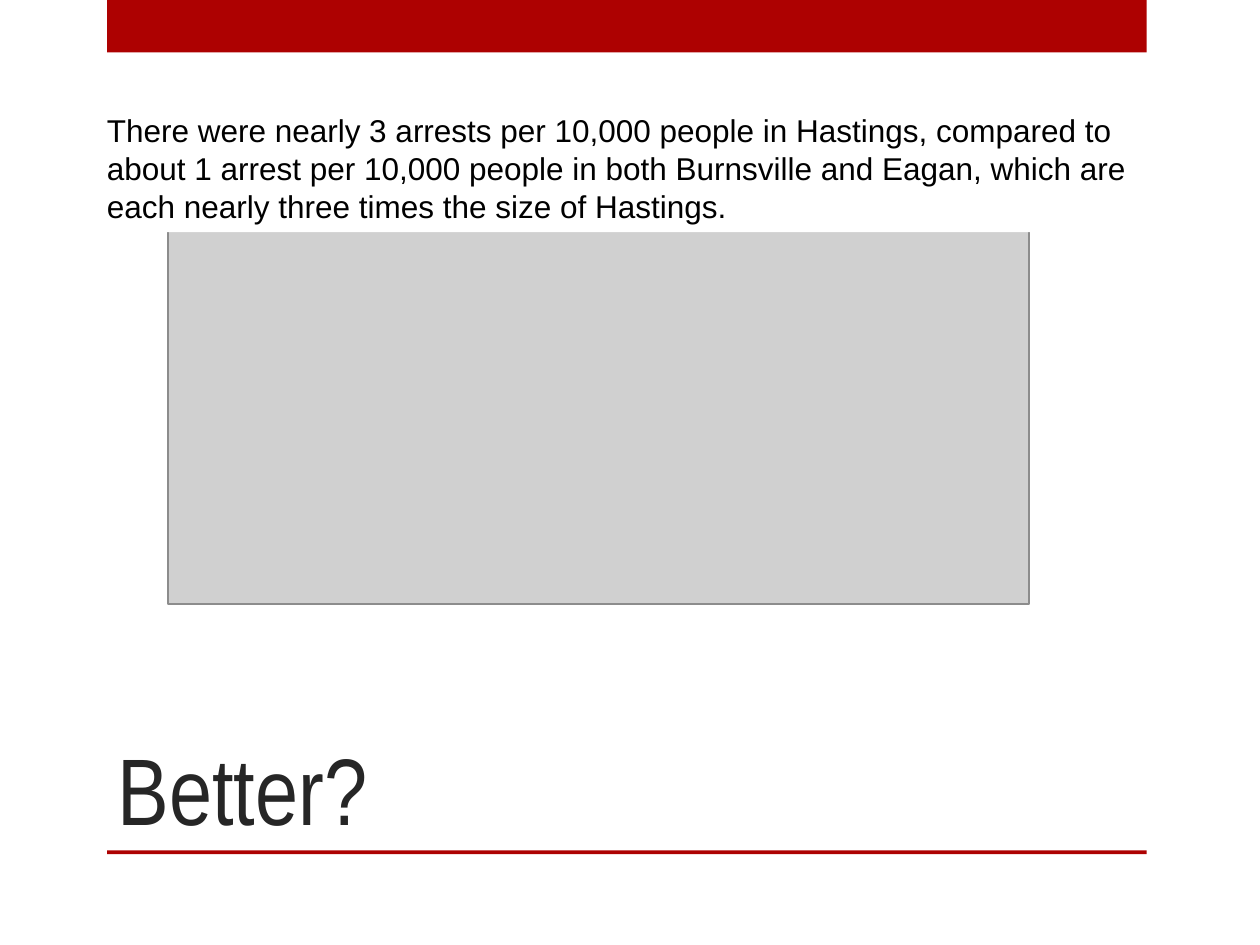
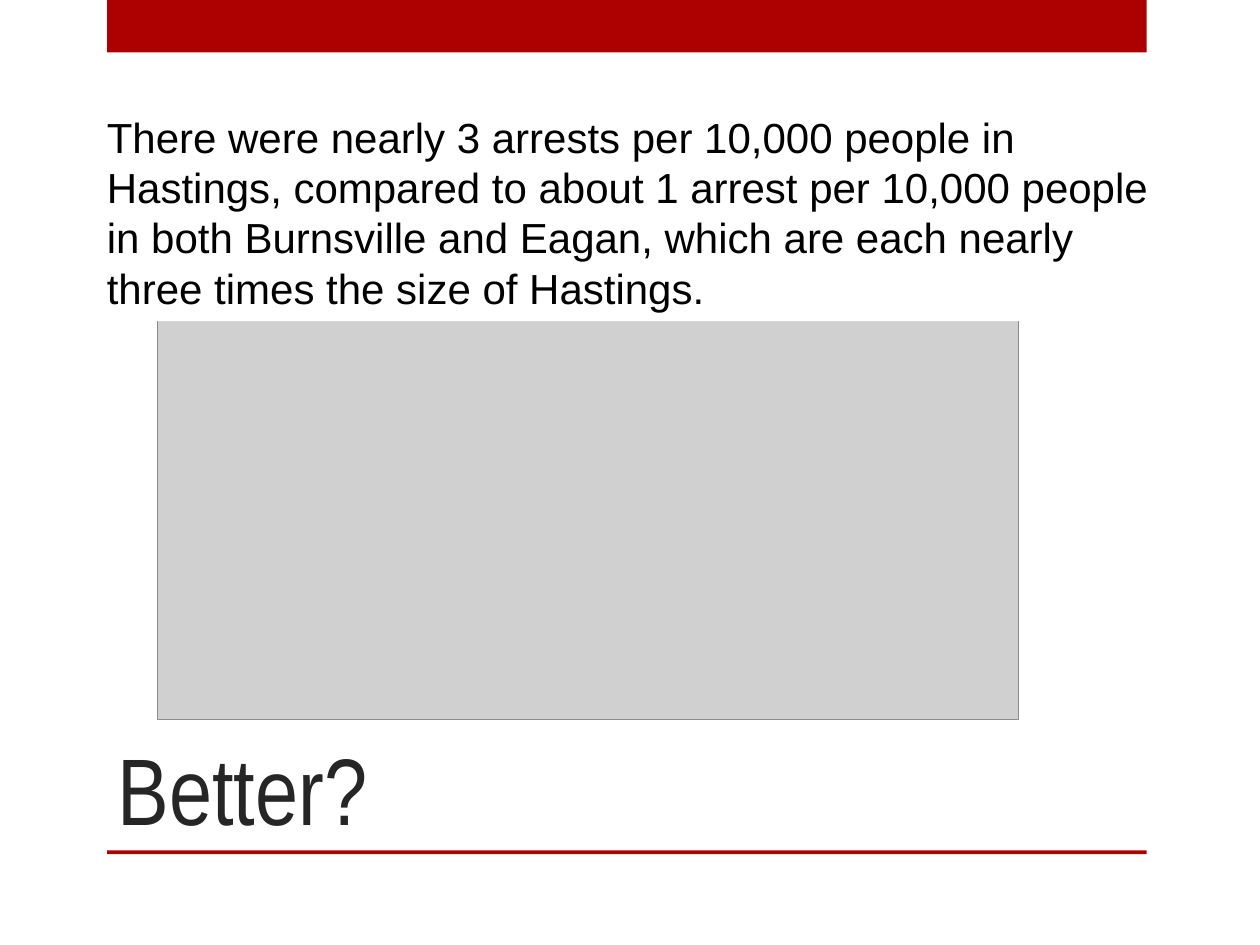
Before and after one commit to mjwebster/DataJ, a slide deck: slide 13 of Other/NumeracyStrib2015.pptx. Drawn at 1260x945 pixels with LibreOffice and Linux fonts; fonts in the diff are those of the drawing; grey boxes stand for pictures; background and template pictures are left out. Boxes give left, top, right and bottom in pixels: in the first picture for what was removed or moved away, otherwise in the second. Text is boxed around its words. In the diff, an @@ line names an element or a change of style, - is before the commit and + after.

```diff
--- a/Other/NumeracyStrib2015.pptx
+++ b/Other/NumeracyStrib2015.pptx
@@ rectangle "There were nearly 3 arrests ...": place and size @@
-rectangle "There were nearly 3 arrests ..." at <box>94,105,1176,232</box>
+rectangle "There were nearly 3 arrests ..." at <box>94,105,1176,321</box>
@@ rectangle "There were nearly 3 arrests ..." at <box>94,105,1176,321</box>: size 18 to 24 pt @@
@@ picture: place and size @@
-picture at <box>168,189,1028,605</box>
+picture at <box>158,305,1018,721</box>
```
Also in this commit, not shown: 37 other slides changed, 14 slides added, 8 slides removed, 6 other files.
